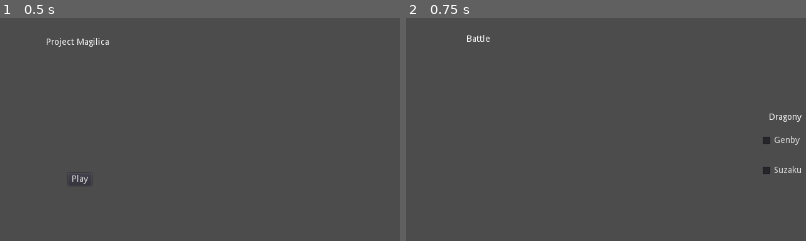
Above: before the commit, frames 1-2 (left to right).
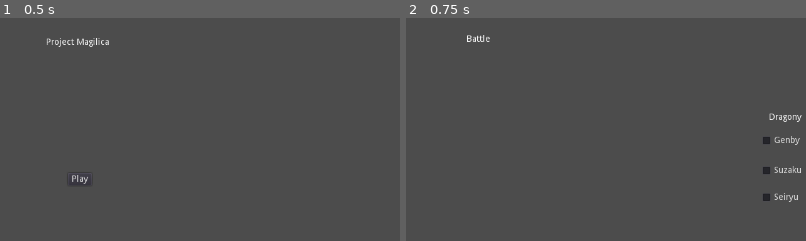
Above: after the commit, the same moments.

Repository: Tech-FZ/Project-Magilica
Game: Godot game, scene res://assets/menus/main-menu/MainMenu.tscn
The game is run twice, just before and just after one commit, with the same random seed, the same clock (stepped at 60 frames per second) and the same inputs. The engine's default icon, where the game draws it, is replaced by a stand-in: a white triangle on a blue panel in a dark square.
Inputs:
- Up to frame 1 (0.5 s): no input
- Up to frame 2 (0.75 s): click "Play" at 0.5 s
The pictures show only the part of the screen within x 40-90%, y 0-50%; the shares and areas given below are measured in that part.

Frame 1 is identical in both runs. In frame 2, 0.1% of the frame differs, in the area x 89-98%, y 78-83%.

Commit message:
Seiryu is ready to fight

Diff:
--- a/src/assets/battle-areas/BattleEnv1/BattleEnv1.gd
+++ b/src/assets/battle-areas/BattleEnv1/BattleEnv1.gd
@@ -10,6 +10,7 @@
 var samurai_scene = preload("res://assets/entities/magilica/samurai/SamuraiBattle.tscn")
 var genby_scene = preload("res://assets/entities/dragony/dragon_kings/genby/GenbyBattle.tscn")
 var suzaku_scene = preload("res://assets/entities/dragony/dragon_kings/suzaku/SuzakuBattle.tscn")
+var seiryu_scene = preload("res://assets/entities/dragony/dragon_kings/seiryu/SeiryuPrototype.tscn")
 # insert more characters here
 var magilica_scene_instances = []
 var dragony_scene_instances = []
@@ -67,6 +68,11 @@
 
 			elif battle_config_army[0] == "suzaku":
 				entity_list.append("suzaku")
+
+		elif battle_config_army[0] == "seiryu":
+			dragony_army.append(battle_config_army[0])
+			if battle_config_army[0] == "seiryu":
+				entity_list.append("seiryu")
 
 		# insert more characters here
 
@@ -132,25 +138,25 @@
 	# Now all Dragonian members are added here
 	for dragony_member in dragony_army:
 		if dragony_member == "genby":
-			#dragony_scene_instances.append(genby_scene.instance())
 			dragony_scene_instances.append(battle_entity_script.instance())
 			$EnemyContainer.add_child(dragony_scene_instances[i])
 			$EnemyContainer.get_child(i).create(dragony_member)
 			$EnemyContainer.get_child(i).position.x = dragony_member_pos_x
 			$EnemyContainer.get_child(i).position.y = dragony_member_pos_y
-			#get_child(get_child_count() - 1).position.x = dragony_member_pos_x
-			#get_child(get_child_count() - 1).position.y = dragony_member_pos_y
 
 		elif dragony_member == "suzaku":
-			#dragony_scene_instances.append(suzaku_scene.instance())
-			#$EnemyContainer.add_child(dragony_scene_instances[i])
 			dragony_scene_instances.append(battle_entity_script.instance())
 			$EnemyContainer.add_child(dragony_scene_instances[i])
 			$EnemyContainer.get_child(i).create(dragony_member)
 			$EnemyContainer.get_child(i).position.x = dragony_member_pos_x
 			$EnemyContainer.get_child(i).position.y = dragony_member_pos_y
-			#get_child(get_child_count() - 1).position.x = dragony_member_pos_x
-			#get_child(get_child_count() - 1).position.y = dragony_member_pos_y
+
+		elif dragony_member == "seiryu":
+			dragony_scene_instances.append(battle_entity_script.instance())
+			$EnemyContainer.add_child(dragony_scene_instances[i])
+			$EnemyContainer.get_child(i).create(dragony_member)
+			$EnemyContainer.get_child(i).position.x = dragony_member_pos_x
+			$EnemyContainer.get_child(i).position.y = dragony_member_pos_y
 
 		i += 1
 
@@ -167,6 +173,12 @@
 	i = 0
 
 	for dragony_entity in dragony_scene_instances:
+		if dragony_entity.get_child(0) == seiryu_scene.instance():
+			entity_list.append("seiryu")
+
+	i = 0
+
+	for dragony_entity in dragony_scene_instances:
 		if dragony_entity.get_child(0) == genby_scene.instance():
 			entity_list.append("genby")
 
@@ -275,7 +287,7 @@
 							break
 
 				$PartyContainer.remove_child($PartyContainer.get_child(int(to_be_attacked)))
-
+				current_attacker = 0
 
 
 		if current_attacker >= len(entity_list):
@@ -365,7 +377,96 @@
 				$PartyContainer.remove_child(
 					$PartyContainer.get_child(int(to_be_attacked)))
 
-
+				current_attacker = 0
+
+		if current_attacker >= len(entity_list):
+			current_attacker = 0
+			print(entity_list[current_attacker])
+
+		else:
+			current_attacker += 1
+			if current_attacker >= len(entity_list):
+				current_attacker = 0
+				print(entity_list[current_attacker])
+
+		var i = 0
+		var enemies_alive = []
+		var can_return = true
+
+		while i < $PartyContainer.get_child_count():
+			enemies_alive.append($PartyContainer.get_child(i).stats["hp"])
+			i += 1
+
+		i = 0
+
+		while i < len(enemies_alive):
+			if enemies_alive[i] > 0:
+				can_return = false
+				break
+
+			i += 1
+
+		if can_return:
+			get_tree().change_scene("res://assets/menus/main-menu/MainMenu.tscn")
+
+		if $PartyContainer.get_child_count() == 0 or $EnemyContainer.get_child_count() == 0:
+			get_tree().change_scene("res://assets/menus/main-menu/MainMenu.tscn")
+
+	elif entity_list[current_attacker] == "seiryu":
+		$EnemyList.clear()
+		var to_be_attacked = rand_range(0, $PartyContainer.get_child_count() - 1)
+		print(current_attacker)
+		if $PartyContainer.get_child_count() > 0 and $EnemyContainer.get_child(current_attacker - $PartyContainer.get_child_count()).stats["hp"] > 0:
+			$EnemyContainer.get_child(current_attacker - $PartyContainer.get_child_count()).deal_damage($PartyContainer.get_child(int(to_be_attacked)))
+
+			print($PartyContainer.get_child(int(to_be_attacked)).stats["hp"])
+			var health_of_char = $PartyContainer.get_child(int(to_be_attacked)).stats["hp"]
+
+			if health_of_char <= 0:
+				if $PartyContainer.get_child(int(to_be_attacked)).get_child(0).name.begins_with("Aya"):
+					var k = 0
+					while k < len(entity_list):
+						if entity_list[k] == "aya":
+							entity_list.remove(k)
+							break
+
+				elif $PartyContainer.get_child(int(to_be_attacked)).get_child(0).name.begins_with("Chuya"):
+					var k = 0
+					while k < len(entity_list):
+						if entity_list[k] == "chuya":
+							entity_list.remove(k)
+							break
+
+				elif $PartyContainer.get_child(int(to_be_attacked)).get_child(0).name.begins_with("Himari"):
+					var k = 0
+					while k < len(entity_list):
+						if entity_list[k] == "himari":
+							entity_list.remove(k)
+							break
+
+				elif $PartyContainer.get_child(int(to_be_attacked)).get_child(0).name.begins_with("Homura"):
+					var k = 0
+					while k < len(entity_list):
+						if entity_list[k] == "homura":
+							entity_list.remove(k)
+							break
+
+				elif $PartyContainer.get_child(int(to_be_attacked)).get_child(0).name.begins_with("Samurai"):
+					var k = 0
+					while k < len(entity_list):
+						if entity_list[k] == "samurai":
+							entity_list.remove(k)
+							break
+
+				$PartyContainer.get_child(
+					int(to_be_attacked)
+					).remove_child($PartyContainer.get_child(
+						int(to_be_attacked)).get_child(0))
+
+				$PartyContainer.remove_child(
+					$PartyContainer.get_child(int(to_be_attacked)))
+
+				current_attacker = 0
 
 		if current_attacker >= len(entity_list):
 			current_attacker = 0
@@ -457,6 +558,21 @@
 				$EnemyContainer.remove_child(
 					$EnemyContainer.get_child($EnemyList.get_selected_items()[0]))
 
+			elif $EnemyContainer.get_child($EnemyList.get_selected_items()[0]).get_node(enemy_to_attack).name.begins_with("Seiryu"):
+				var k = 0
+				while k < len(entity_list):
+					if entity_list[k] == "seiryu":
+						entity_list.remove(k)
+						break
+
+				$EnemyContainer.get_child(
+					$EnemyList.get_selected_items()[0]
+					).remove_child($EnemyContainer.get_child(
+						$EnemyList.get_selected_items()[0]).get_child(0))
+
+				$EnemyContainer.remove_child(
+					$EnemyContainer.get_child($EnemyList.get_selected_items()[0]))
+
 	if current_attacker >= len(entity_list):
 		current_attacker = 0
 		print(entity_list[current_attacker])
--- a/src/assets/entities/dragony/dragon_kings/seiryu/SeiryuPrototype.gd
+++ b/src/assets/entities/dragony/dragon_kings/seiryu/SeiryuPrototype.gd
@@ -3,8 +3,8 @@
 # standard stats girl
 
 export(int) var seiryu_hp = 1700
-export(int) var seiryu_atk = 250
-export(int) var seiryu_def = 110
+export(int) var seiryu_atk = 280
+export(int) var seiryu_def = 95
 export(int) var seiryu_spd = 25
 
 # seiryu
--- a/src/assets/entities/dragony/dragon_kings/seiryu/SeiryuPrototype.tscn
+++ b/src/assets/entities/dragony/dragon_kings/seiryu/SeiryuPrototype.tscn
@@ -1,7 +1,7 @@
 [gd_scene load_steps=5 format=2]
 
 [ext_resource path="res://assets/entities/dragony/dragon_kings/suzaku/SuzakuPrototype.png" type="Texture" id=1]
-[ext_resource path="res://assets/entities/dragony/dragon_kings/suzaku/SuzakuBattle.gd" type="Script" id=2]
+[ext_resource path="res://assets/entities/dragony/dragon_kings/seiryu/SeiryuPrototype.gd" type="Script" id=2]
 
 [sub_resource type="SpriteFrames" id=1]
 animations = [ {
--- a/src/assets/menus/custom-battles/CustomBattleMenu.gd
+++ b/src/assets/menus/custom-battles/CustomBattleMenu.gd
@@ -38,6 +38,9 @@
 		if $SuzakuCheckbox.pressed:
 			write_as_txt += "suzaku*1\n"
 
+		if $SeiryuCheckbox.pressed:
+			write_as_txt += "seiryu*1\n"
+
 		# creates battle.txt
 		var battleFile = File.new()
 		battleFile.open("user://battle.txt", File.WRITE)
--- a/src/assets/menus/custom-battles/CustomBattleMenu.tscn
+++ b/src/assets/menus/custom-battles/CustomBattleMenu.tscn
@@ -64,6 +64,13 @@
 margin_bottom = 256.0
 text = "Suzaku"
 
+[node name="SeiryuCheckbox" type="CheckBox" parent="."]
+margin_left = 1080.0
+margin_top = 275.0
+margin_right = 1159.0
+margin_bottom = 299.0
+text = "Seiryu"
+
 [node name="BattleLabel" type="Label" parent="."]
 anchor_left = 0.5
 anchor_right = 0.5
